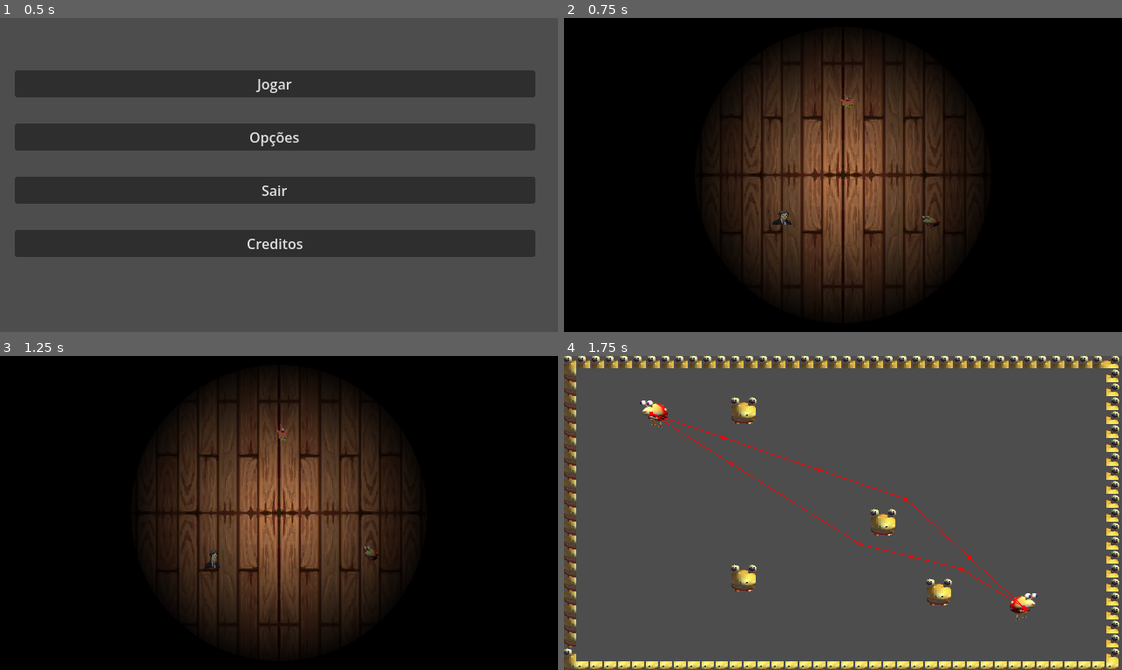
Above: before the commit, frames 1-4 (two rows, left to right).
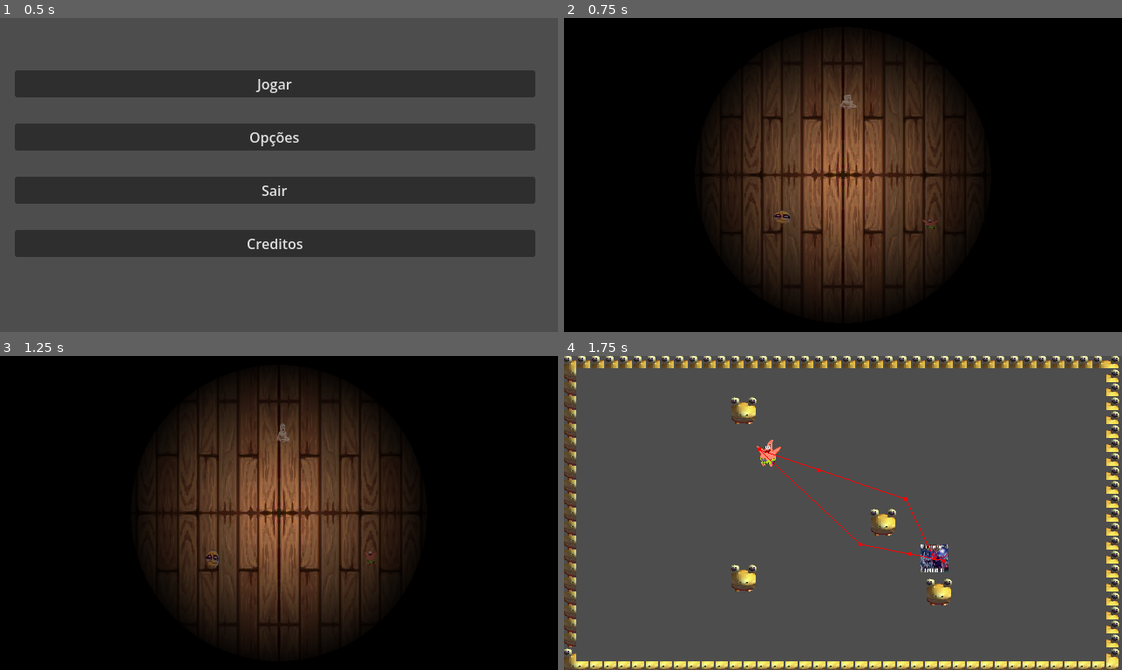
Above: after the commit, the same moments.

Repository: Rorenk/Gladia-Mandin
Game: Godot game, scene res://scenes/main_menu.tscn
Same seed, same stepped clock (60 frames per second), same inputs: the game is played once before the commit and once after it.
Inputs (mouse positions are in pixels of both pictures, inside the frame that each line leads up to):
- Up to frame 1 (0.5 s): no input
- Up to frame 2 (0.75 s): click "Jogar" at 0.5 s
- Up to frame 3 (1.25 s): no input
- Up to frame 4 (1.75 s): move the mouse to (932, 556) at 1.27 s; click (932, 556) at 1.42 s

Frame 1 is identical in both runs. In frame 2, 0.3% of the frame differs, in the area x 37-68%, y 24-68%; in frame 3, 0.3%; in frame 4, 1.4%, in the area x 13-85%, y 14-85%.

Commit message:
coisa extremamente importante adicionada

Diff:
--- /dev/null
+++ b/resources/creatures/ashemon.tres
@@ -0,0 +1,35 @@
+[gd_resource type="Resource" script_class="CreatureResource" format=3 uid="uid://h8la7idvjbcc"]
+
+[ext_resource type="Texture2D" uid="uid://dt6tyo1lxxa1" path="res://assets/sprites/creatures/ashmon.png" id="1_lv3au"]
+[ext_resource type="Script" uid="uid://cq26uefm0qhsr" path="res://scripts/resource/creature_resource.gd" id="2_csp0o"]
+
+[sub_resource type="AtlasTexture" id="AtlasTexture_csp0o"]
+atlas = ExtResource("1_lv3au")
+region = Rect2(0, 0, 32, 32)
+
+[sub_resource type="AtlasTexture" id="AtlasTexture_bl21q"]
+atlas = ExtResource("1_lv3au")
+region = Rect2(32, 0, 32, 32)
+
+[sub_resource type="SpriteFrames" id="SpriteFrames_p1qf1"]
+animations = [{
+"frames": [{
+"duration": 1.0,
+"texture": SubResource("AtlasTexture_csp0o")
+}, {
+"duration": 1.0,
+"texture": SubResource("AtlasTexture_bl21q")
+}],
+"loop": 1,
+"name": &"default",
+"speed": 5.0
+}]
+
+[resource]
+script = ExtResource("2_csp0o")
+creature_name = "ashemon"
+creature_sprite_sheet = SubResource("SpriteFrames_p1qf1")
+creature_form = 1
+creature_hp = 500
+creature_speed = 100
+metadata/_custom_type_script = "uid://cq26uefm0qhsr"
--- a/scripts/creature/creature_battle_template.gd
+++ b/scripts/creature/creature_battle_template.gd
@@ -7,7 +7,6 @@
 var direcao := Vector2.ZERO
 var trocar_direcao_timer := 0.0
 var pode_andar := true
-var centro_circulo := Vector2(320, 180)
 var intensidade_squash := 0.15
 var velocidade_squash := 8.0
 var creature_dados: CreatureResource
@@ -23,12 +22,12 @@
 	_sortear_nova_direcao()
 
 func _on_creature_battle_template_area_2d_mouse_entered() -> void:
-	sprite.frame = 1;
+	sprite.frame = 1
 	pode_andar = false
 
 
 func _on_creature_battle_template_area_2d_mouse_exited() -> void:
-	sprite.frame = 0;
+	sprite.frame = 0
 	pode_andar = true
 
 func _physics_process(delta: float) -> void:
--- a/scripts/creature/creature_selection_template.gd
+++ b/scripts/creature/creature_selection_template.gd
@@ -26,12 +26,12 @@
 	_sortear_nova_direcao()
 
 func _on_creature_template_area_2d_mouse_entered() -> void:
-	sprite.frame = 1;
+	sprite.frame = 1
 	pode_andar = false
 
 
 func _on_creature_template_area_2d_mouse_exited() -> void:
-	sprite.frame = 0;
+	sprite.frame = 0
 	pode_andar = true
 
 func _physics_process(delta: float) -> void:
Binary file added: assets/sprites/creatures/ashmon.png
Not shown, added: assets/sprites/creatures/ashmon.png.import
